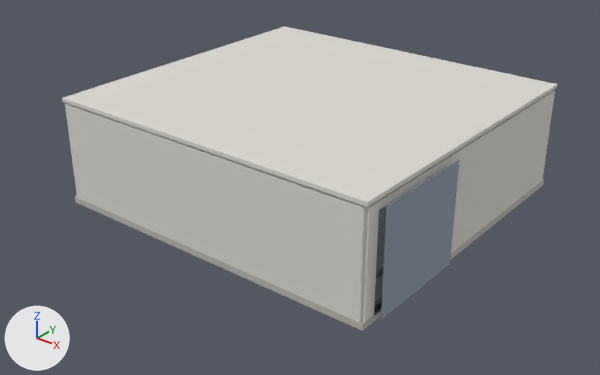
The glTF model public/models/gallery.glb, before and after one commit.
The view is the same before and after, from a camera (50 mm lens) standing at (14.69, -19.09, 11.68) and looking at (0.05, -0.8, 0.33). Arrows for +X, +Y and +Z are at lower left; the lights stay in place. The picture after the commit comes second. Where no turn or scale is listed for an object, it has been applied to the vertices. Vertices at exactly the same position are counted once.

The scene before the commit, as lines of its bpy script (objects in view):
```python
me_立方體 = bpy.data.meshes.new('立方體')
me_立方體.from_pydata(...)  # a box spanning x -5.5..5.5, y -5.2..5.2, z -0.1..0.1
me_立方體.materials.append(mat_concrete)  # grey #bcb8af
me_立方體_001 = bpy.data.meshes.new('立方體.001')
me_立方體_001.from_pydata(...)  # 152 vertices, 240 faces; spans x -5.5..5.5, y -5.2..5.2, z -3.22..0.06
me_立方體_001.materials.append(mat_warm_plaster)  # light grey #dddad3
me_立方體_008 = bpy.data.meshes.new('立方體.008')
me_立方體_008.from_pydata(...)  # 488 vertices, 816 faces; spans x -10.26..0.12, y -1.97..8.02, z -0.04..2.92
me_立方體_008.materials.append(mat_charcoal_metal)  # dark grey #2d3130
me_立方體_020 = bpy.data.meshes.new('立方體.020')
me_立方體_020.from_pydata(...)  # a box spanning x -0.01..0.01, y -0.39..0.39, z -1.4..1.4
me_立方體_020.materials.append(mat_window_glass)  # greyish blue #99afba
me_立方體_021 = bpy.data.meshes.new('立方體.021')
me_立方體_021.from_pydata(...)  # a box spanning x -0.01..0.01, y -1.67..1.67, z -1.55..1.55
me_立方體_021.materials.append(mat_exterior_ambient)  # greyish blue #909ead
ob_architecture_charcoal_metal = bpy.data.objects.new('Architecture_Charcoal_metal', me_立方體_008)
ob_architecture_charcoal_metal.location = (5.4, -3.02, 0.04)
ob_architecture_concrete = bpy.data.objects.new('Architecture_Concrete', me_立方體)
ob_architecture_concrete.location = (0.0, 0.0, -0.1)
ob_architecture_exterior_ambient = bpy.data.objects.new('Architecture_Exterior_ambient', me_立方體_021)
ob_architecture_exterior_ambient.location = (5.7, -3.02, 1.5)
ob_architecture_warm_plaster = bpy.data.objects.new('Architecture_Warm_plaster', me_立方體_001)
ob_architecture_warm_plaster.location = (0.0, 0.0, 3.22)
ob_exterior_window_pane_003 = bpy.data.objects.new('Exterior window pane.003', me_立方體_020)
ob_exterior_window_pane_003.location = (5.38, -4.28, 1.47)
```
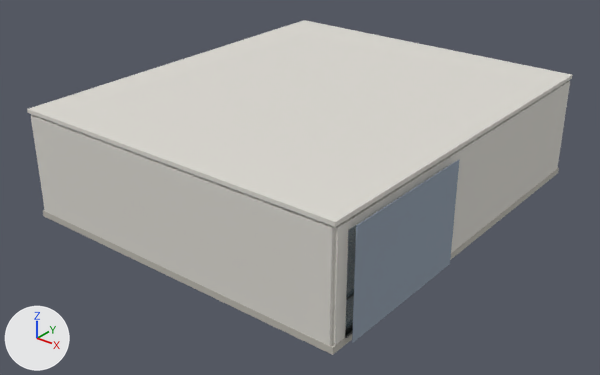
Where the newer file only moved an object's origin or applied its transform, the numbers keep the older frame.

Pixel boxes (x1, y1, x2, y2) of what changed, in the pictures (600 x 375 px; the box of a moved part takes in the faces that stretch with it):
'Architecture_Warm_plaster', reshaped (10% wider, 10% taller): before (62, 26, 557, 322); after (27, 20, 573, 346)
'Architecture_Exterior_ambient', moved, rescaled (36% wider, 14% taller): before (381, 159, 460, 320); after (352, 159, 460, 343)
'Architecture_Concrete', rescaled (10% wider, 24% taller): before (75, 180, 544, 331); after (43, 168, 559, 355)
'Architecture_Charcoal_metal', reshaped, moved (mostly hidden): before (374, 166, 448, 315); after (345, 166, 448, 338)
part 2 of me_立方體_001, moved or reshaped: before (62, 26, 557, 207); after (27, 20, 573, 227)
part 3 of me_立方體_001, moved or reshaped: before (65, 104, 366, 322); after (31, 115, 334, 346)
part 4 of me_立方體_001, moved or reshaped: before (362, 201, 379, 322); after (332, 220, 349, 345)
part 5 of me_立方體_001, moved or reshaped: before (378, 90, 555, 253); after (348, 81, 570, 253)
part 6 of me_立方體_008, added (mostly hidden): after (345, 326, 353, 338)
part 7 of me_立方體_008, deleted (mostly hidden): before (374, 272, 383, 315)

What changed in the scene script:
```text
Change me_立方體:
    used by ob_architecture_concrete; location = (0.0, 0.0, -0.1)
    remove me_立方體.from_pydata(...)  # 8 vertices, 12 faces; spans x -5.5..5.5, y -5.2..5.2, z -0.1..0.1
    add me_立方體.from_pydata(...)  # 8 vertices, 12 faces; spans x -5.5..5.5, y -6.4..6.4, z -0.1..0.1
    me_立方體 part 1: the whole mesh is scaled about its middle by (1, 1.23, 1)
Change me_立方體_001:
    used by ob_architecture_warm_plaster; location = (0.0, 0.0, 3.22)
    remove me_立方體_001.from_pydata(...)  # 152 vertices, 240 faces; spans x -5.5..5.5, y -5.2..5.2, z -3.22..0.06
    add me_立方體_001.from_pydata(...)  # 152 vertices, 240 faces; spans x -5.5..5.5, y -6.4..6.4, z -3.22..0.06
    me_立方體_001 part 2: the loose piece of 8 vertices spanning x -5.5..5.5, y -5.2..5.2, z -0.06..0.06 is scaled about its middle by (1, 1.23, 1)
    me_立方體_001 part 3: the loose piece of 8 vertices spanning x -5.4..5.4, y -5.19..-5.01, z -3.22..-0.12 is moved by (0.0, -1.2, 0.0)
    me_立方體_001 part 4: the loose piece of 8 vertices spanning x 5.31..5.49, y -5.1..-4.7, z -3.22..-0.12 is moved by (0.0, -1.2, 0.0)
    me_立方體_001 part 5: 16 of 152 vertices moved; they spanned x 2.5..5.5, y -5.1..5.1, z -3.22..-0.12 and now span x 2.5..5.5, y -6.3..6.3, z -3.22..-0.12; mean shift (0.0, 0.0, 0.0); largest move (5.31, 5.1, -3.22) -> (5.31, 6.3, -3.22)
    other edits to the shape of me_立方體_001 do not show in these pictures
Change me_立方體_008:
    used by ob_architecture_charcoal_metal; location = (5.4, -3.02, 0.04)
    remove me_立方體_008.from_pydata(...)  # 488 vertices, 816 faces; spans x -10.26..0.12, y -1.97..8.02, z -0.04..2.92
    add me_立方體_008.from_pydata(...)  # 528 vertices, 888 faces; spans x -10.26..0.12, y -2.57..9.82, z -0.04..2.92
    me_立方體_008 part 6: a new loose piece, a box spanning x -0.12..0.12, y -2.275..2.275, z -0.035..0.035, in mat_charcoal_metal (dark grey #2d3130)
    me_立方體_008 part 7: 15 loose pieces with 180 vertices, spanning x -10.26..0.12, y -1.97..8.02, z -0.04..2.87, are deleted
    other edits to the shape of me_立方體_008 do not show in these pictures
Change me_立方體_021:
    used by ob_architecture_exterior_ambient; location = (5.7, -3.02, 1.5)
    remove me_立方體_021.from_pydata(...)  # 8 vertices, 12 faces; spans x -0.01..0.01, y -1.67..1.67, z -1.55..1.55
    add me_立方體_021.from_pydata(...)  # 8 vertices, 12 faces; spans x -0.01..0.01, y -2.88..1.68, z -1.55..1.55
    me_立方體_021 part 8: the whole mesh is scaled about its middle by (1, 1.36, 1), then moved by (0.0, -0.6, 0.0)
Change ob_architecture_charcoal_metal:
    ob_architecture_charcoal_metal.location: (5.4, -3.02, 0.04) -> (5.4, -3.62, 0.04)
```
